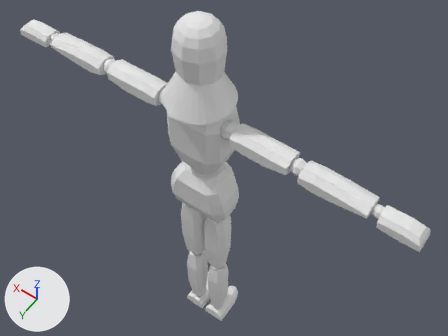
Two versions of the Blender file Person.blend, one commit apart.
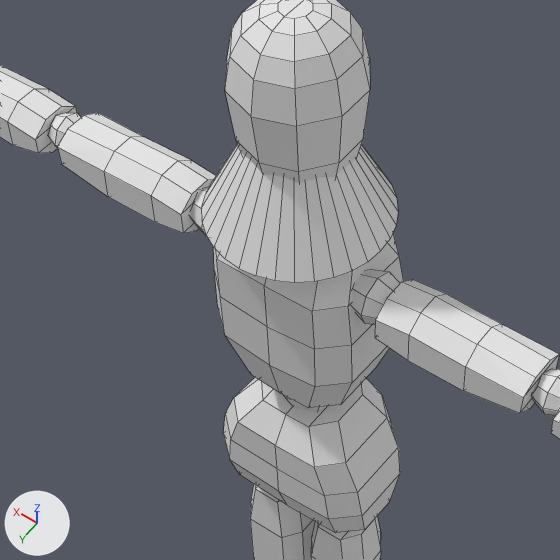
Each version is shown whole from a camera (50 mm lens) standing at (-0.843, 1.061, 2.791) and looking at (0.002, -0.121, 0.933), then close up on the part from 19% to 67% of the width and 5% to 69% of the height. The axes (+X, +Y, +Z) are drawn at lower left. The lights are the same throughout. The close-ups show mesh edges as thin lines.
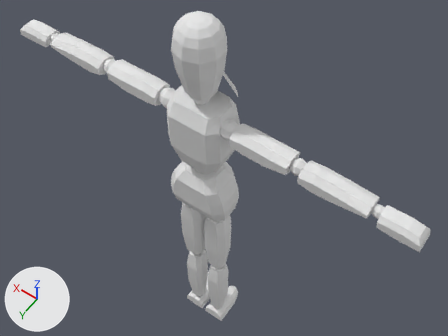
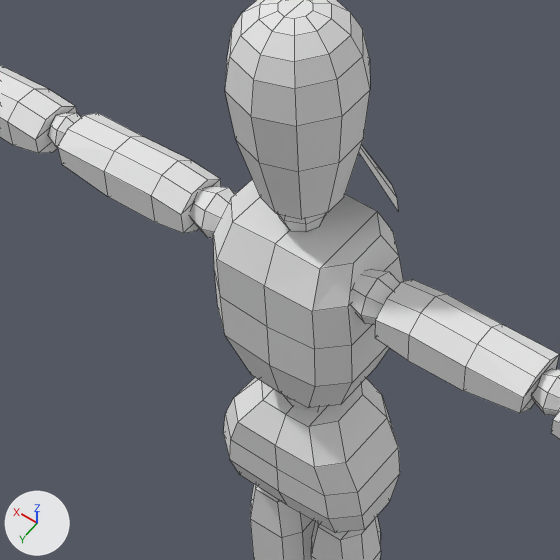
Pixel boxes (x1, y1, x2, y2) of what changed, in the close-ups (560 x 560 px):
'Cone', reshaped: before (202, 144, 398, 283); after (359, 145, 398, 210)
part 1 of me_cone, deleted: before (202, 144, 398, 283)

Diff of the bpy script that builds the scene:
```diff
--- a/Person.blend.py
+++ b/Person.blend.py
@@ me_cone @@
 # used by ob_cone; location = (0.0, 0.0, 0.0)
-me_cone.from_pydata(...)  # 33 vertices, 33 faces; spans x -0.116..0.116, y -0.11..0.123, z 1.423..1.655
+me_cone.from_pydata(...)  # 13 vertices, 11 faces; spans x -0.097..0.107, y -0.11..0.006, z 1.423..1.655
+# me_cone part 1
+# 20 vertices are removed from x -0.116..0.116, y -0.038..0.123, z 1.423
+# 22 faces are deleted
```
